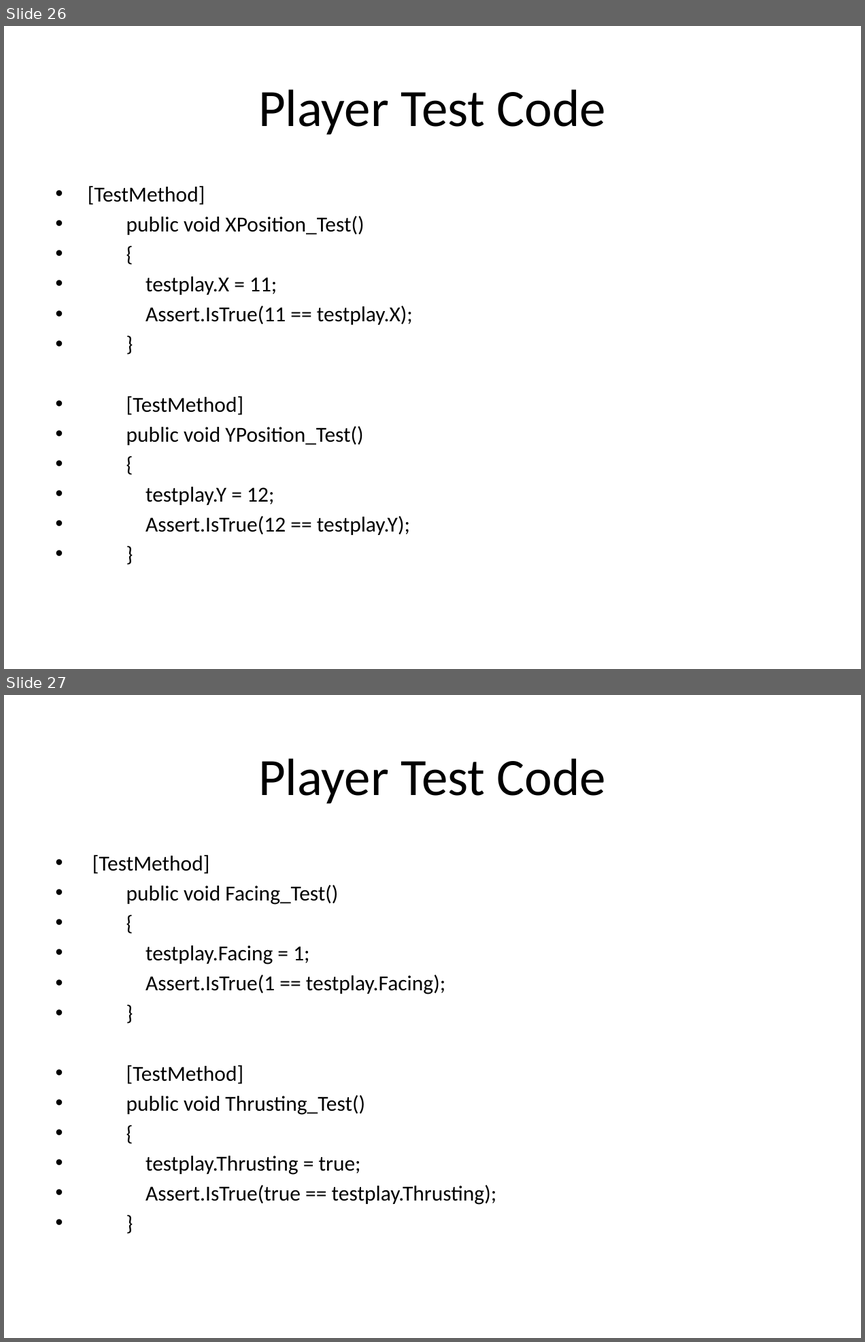
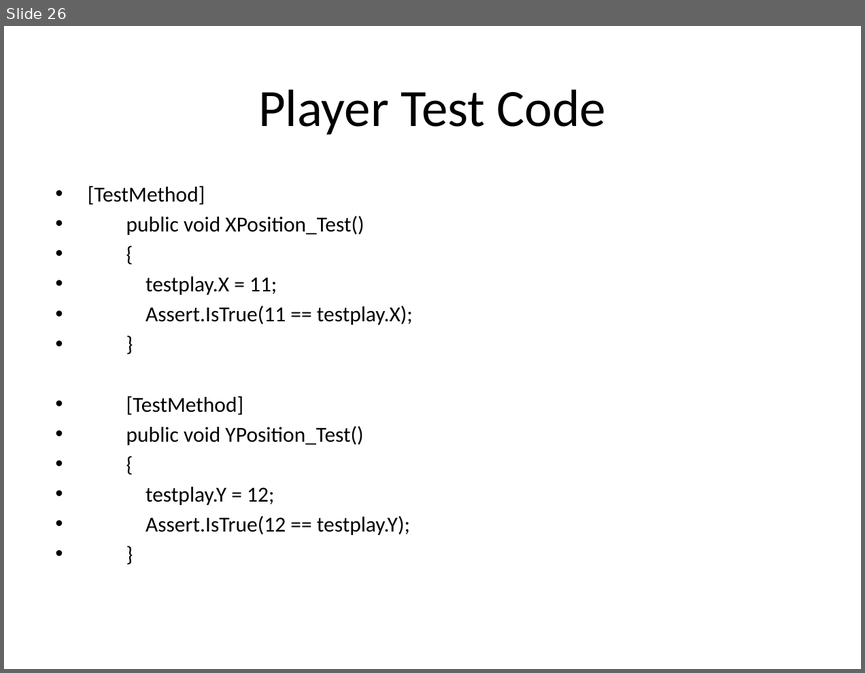
Before and after one commit to MADVargr/Team15, a slide deck: Project Starfighter 1.0.pptx. Shown one above the other, each under a label of ours: slides 26 and 27 before the commit, slide 26 after it. The pictures are 865x1342 and 865x673 pixels, drawn with LibreOffice and Linux fonts; fonts in the diff are those of the drawing; background and template pictures are left out. Boxes give left, top, right and bottom in pixels: in the first picture for what was removed or moved away, otherwise in the second. Text is boxed around its words. In the diff, an @@ line names an element or a change of style, - is before the commit and + after.

```diff
--- a/Project Starfighter 1.0.pptx
+++ b/Project Starfighter 1.0.pptx
@@ slide 27 removed at bbox=[4, 695, 861, 1338], background picture (left out) @@
@@ title removed at bbox=[258, 758, 606, 804] @@
-Player Test Code
@@ text removed at bbox=[92, 855, 497, 1204] @@
-• [TestMethod]
-• public void Facing_Test()
-• {
-• testplay.Facing = 1;
-• Assert.IsTrue(1 == testplay.Facing);
-• }
-• [TestMethod]
-• public void Thrusting_Test()
-• {
-• testplay.Thrusting = true;
-• Assert.IsTrue(true == testplay.Thrusting);
-• }
```
Also in this commit, not shown: 1 slide changed, 1 other slide removed, 14 other files.
